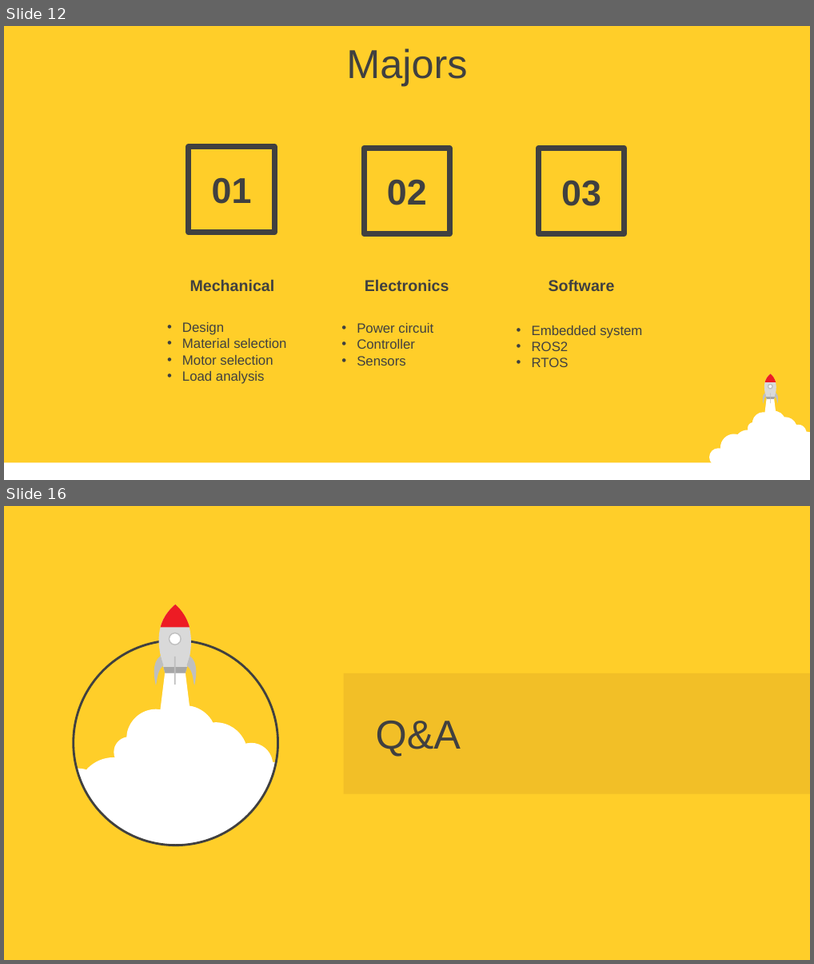
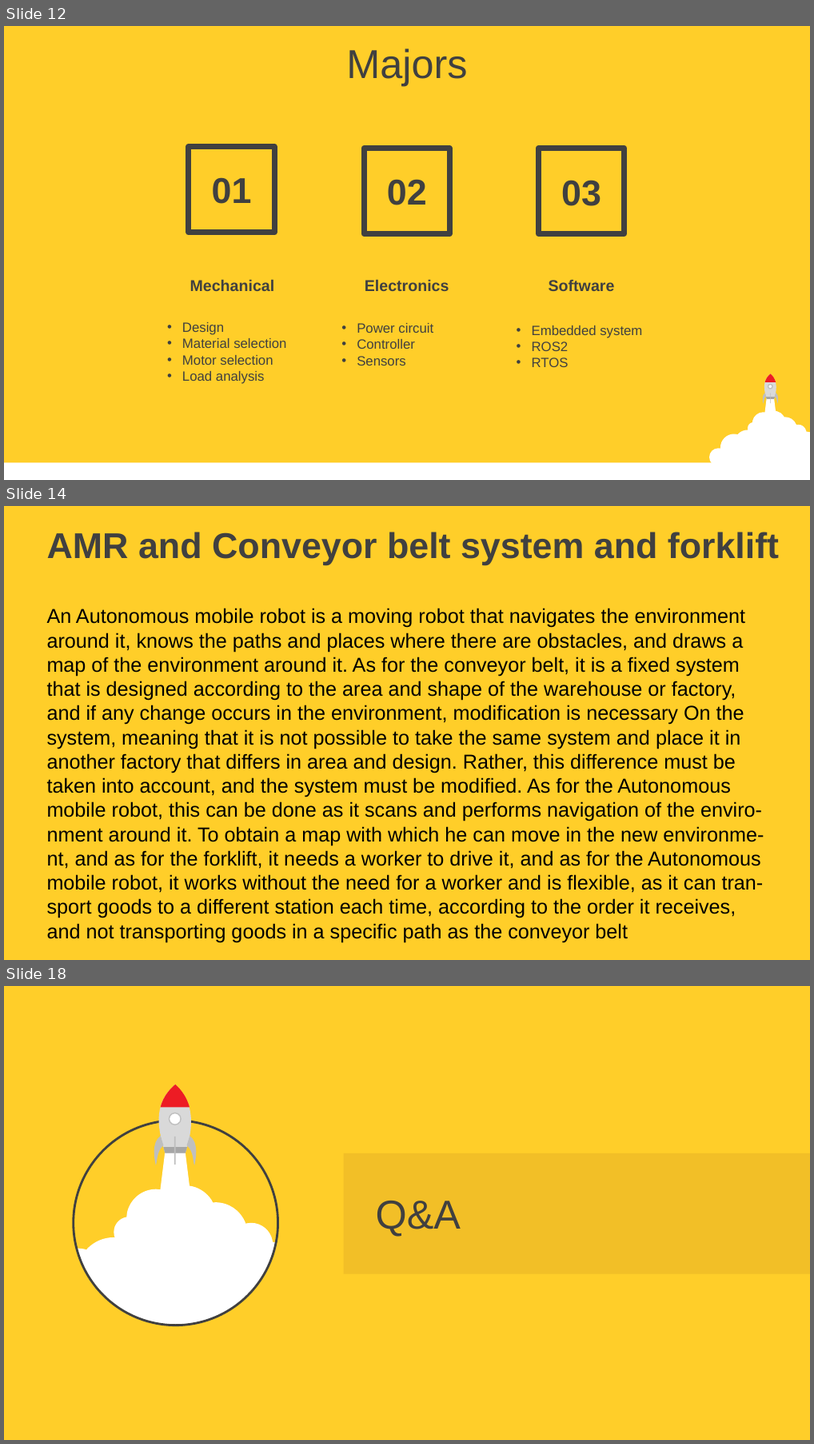
Before and after one commit to AmmarNaser/Autonomous-Mobile-Robot, a slide deck: docs/AMR-MUST.pptx. Shown one above the other, each under a label of ours: slides 12 and 16 before the commit, slides 12, 14 and 18 after it; the slides between them are not shown. The pictures are 814x964 and 814x1444 pixels, drawn with LibreOffice and Linux fonts; fonts in the diff are those of the drawing. Boxes give left, top, right and bottom in pixels: in the first picture for what was removed or moved away, otherwise in the second. Text is boxed around its words. In the diff, an @@ line names an element or a change of style, - is before the commit and + after.

```diff
--- a/docs/AMR-MUST.pptx
+++ b/docs/AMR-MUST.pptx
@@ slide 14 added at <box>4,506,810,960</box>, background #FFCE29 @@
@@ text added at <box>47,532,779,565</box>, 32 pt, text #404040, bold @@
+AMR and Conveyor belt system and forklift
@@ text added at <box>47,608,764,942</box>, 18 pt, text #000000 @@
+An Autonomous mobile robot is a moving robot that navigates the environment
+around it, knows the paths and places where there are obstacles, and draws a
+map of the environment around it. As for the conveyor belt, it is a fixed system
+that is designed according to the area and shape of the warehouse or factory,
+and if any change occurs in the environment, modification is necessary On the
+system, meaning that it is not possible to take the same system and place it in
+another factory that differs in area and design. Rather, this difference must be
+taken into account, and the system must be modified. As for the Autonomous
+mobile robot, this can be done as it scans and performs navigation of the enviro-nment around it. To obtain a map with which he can move in the new environme-nt, and as for the forklift, it needs a worker to drive it, and as for the Autonomous mobile robot, it works without the need for a worker and is flexible, as it can tran-sport goods to a different station each time, according to the order it receives,
+and not transporting goods in a specific path as the conveyor belt
@@ what was slide 16 is now slide 18 @@
```
Also in this commit, not shown: 4 slides changed, 1 other slide added.
